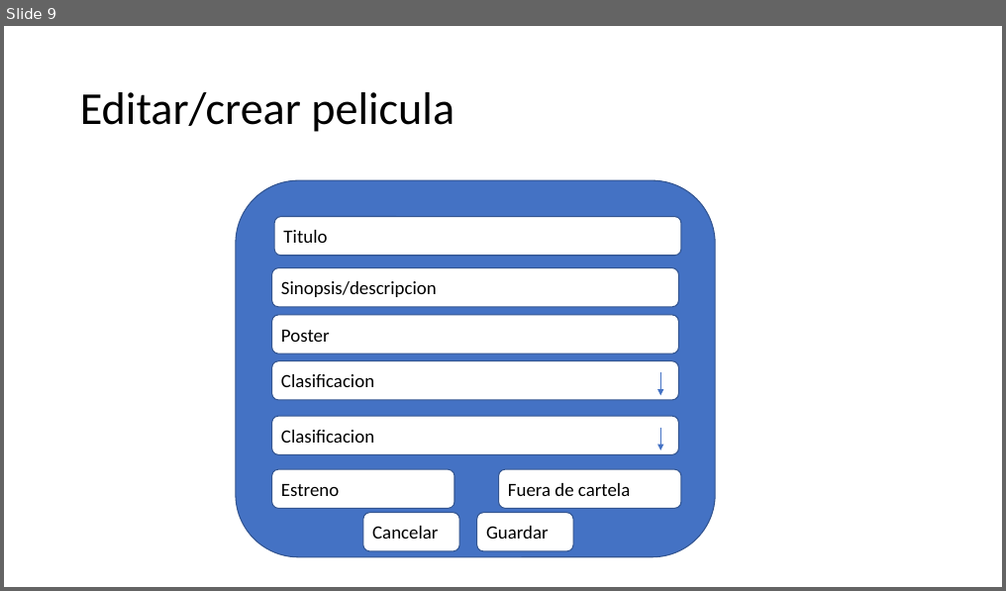
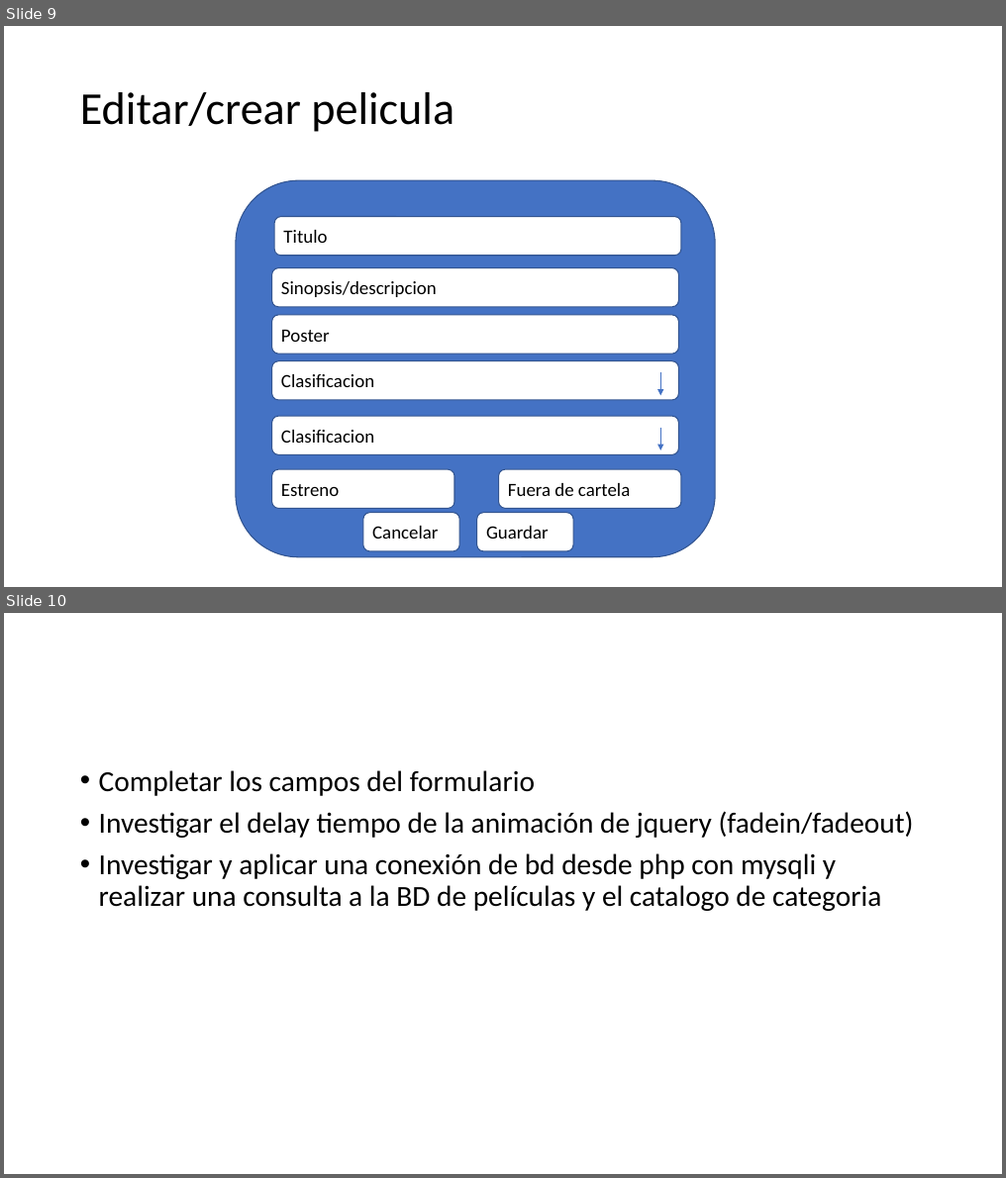
Before and after one commit to enriquecr1990/cap_php_jun22, a slide deck: actividades/Desarrollo Web.pptx. Shown one above the other, each under a label of ours: slide 9 before the commit, slides 9 and 10 after it. The pictures are 1006x591 and 1006x1178 pixels, drawn with LibreOffice and Linux fonts; fonts in the diff are those of the drawing. Boxes give left, top, right and bottom in pixels: in the first picture for what was removed or moved away, otherwise in the second. Text is boxed around its words. In the diff, an @@ line names an element or a change of style, - is before the commit and + after.

```diff
--- a/actividades/Desarrollo Web.pptx
+++ b/actividades/Desarrollo Web.pptx
@@ slide 10 added at bbox=[4, 613, 1002, 1174], background #FFFFFF @@
@@ text added at bbox=[99, 770, 914, 911], 28 pt, text #000000 @@
+• Completar los campos del formulario
+• Investigar el delay tiempo de la animación de jquery (fadein/fadeout)
+• Investigar y aplicar una conexión de bd desde php con mysqli y realizar una consulta a la BD de películas y el catalogo de categoria
```
Also in this commit, not shown: 2 other slides added, 4 other files.
